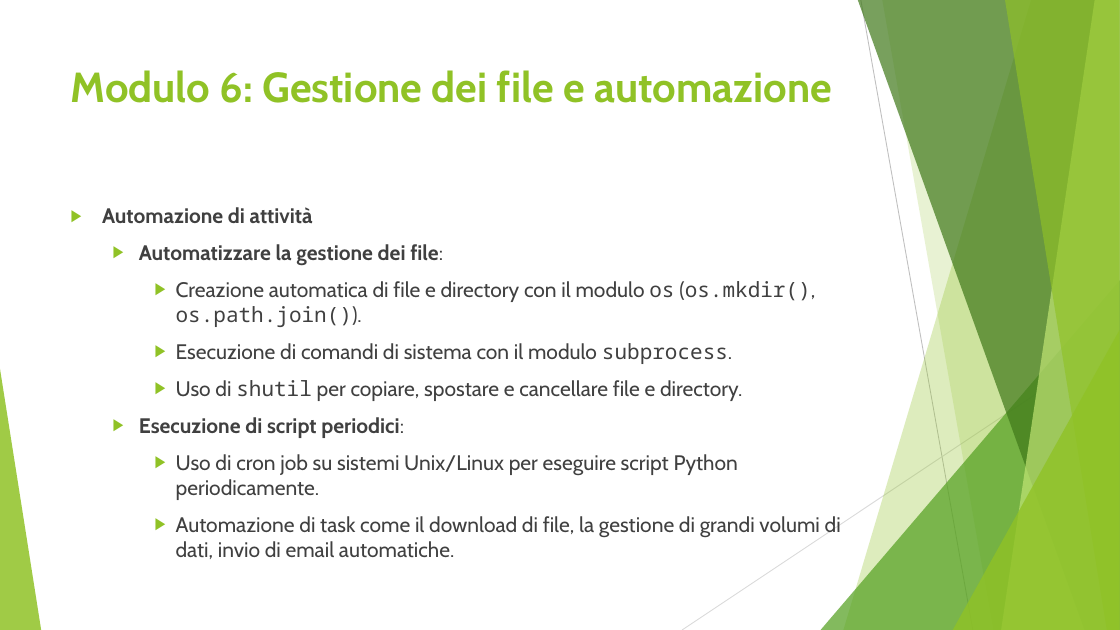
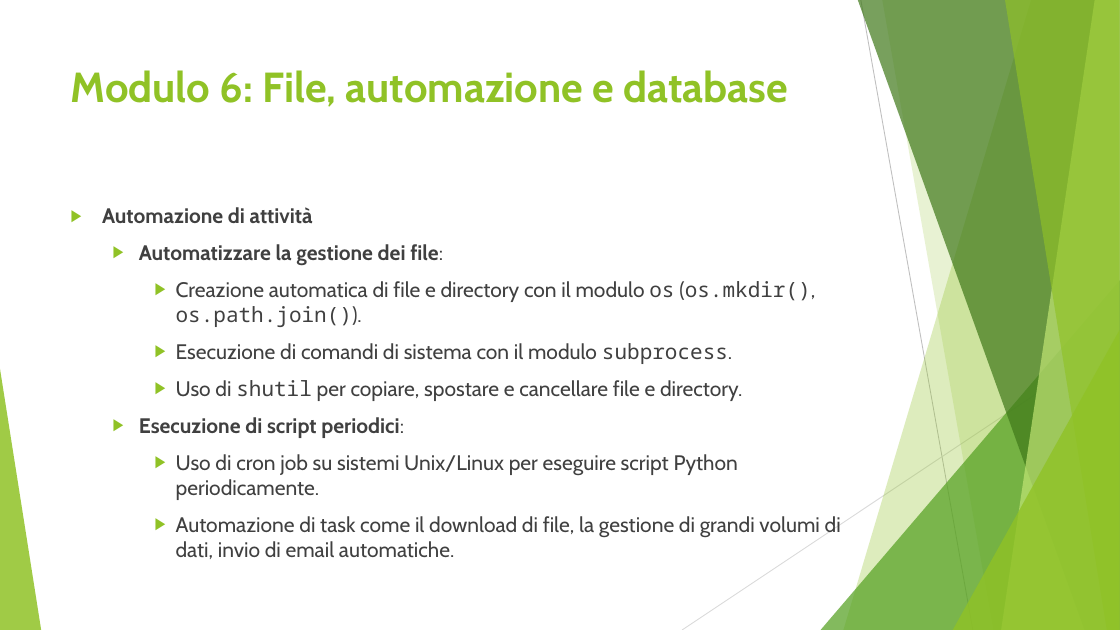
Before and after one commit to giukix/CorsoPython, a slide deck: slide 32 of doc/Corso di Python.pptx (slide 21 before the commit). Drawn at 1120x630 pixels with LibreOffice and Linux fonts; fonts in the diff are those of the drawing. Boxes give left, top, right and bottom in pixels: in the first picture for what was removed or moved away, otherwise in the second. Text is boxed around its words. In the diff, an @@ line names an element or a change of style, - is before the commit and + after.

Commit message:
Modulo 6 e aggiornamento presentazione

```diff
--- a/doc/Corso di Python.pptx
+++ b/doc/Corso di Python.pptx
@@ title at [71, 70, 788, 107]: text changed @@
-Modulo 6: Gestione dei file e automazione
+Modulo 6: File, automazione e database
```
Also in this commit, not shown: 10 other slides changed, 14 slides added, 2 slides removed, 3 other files.
